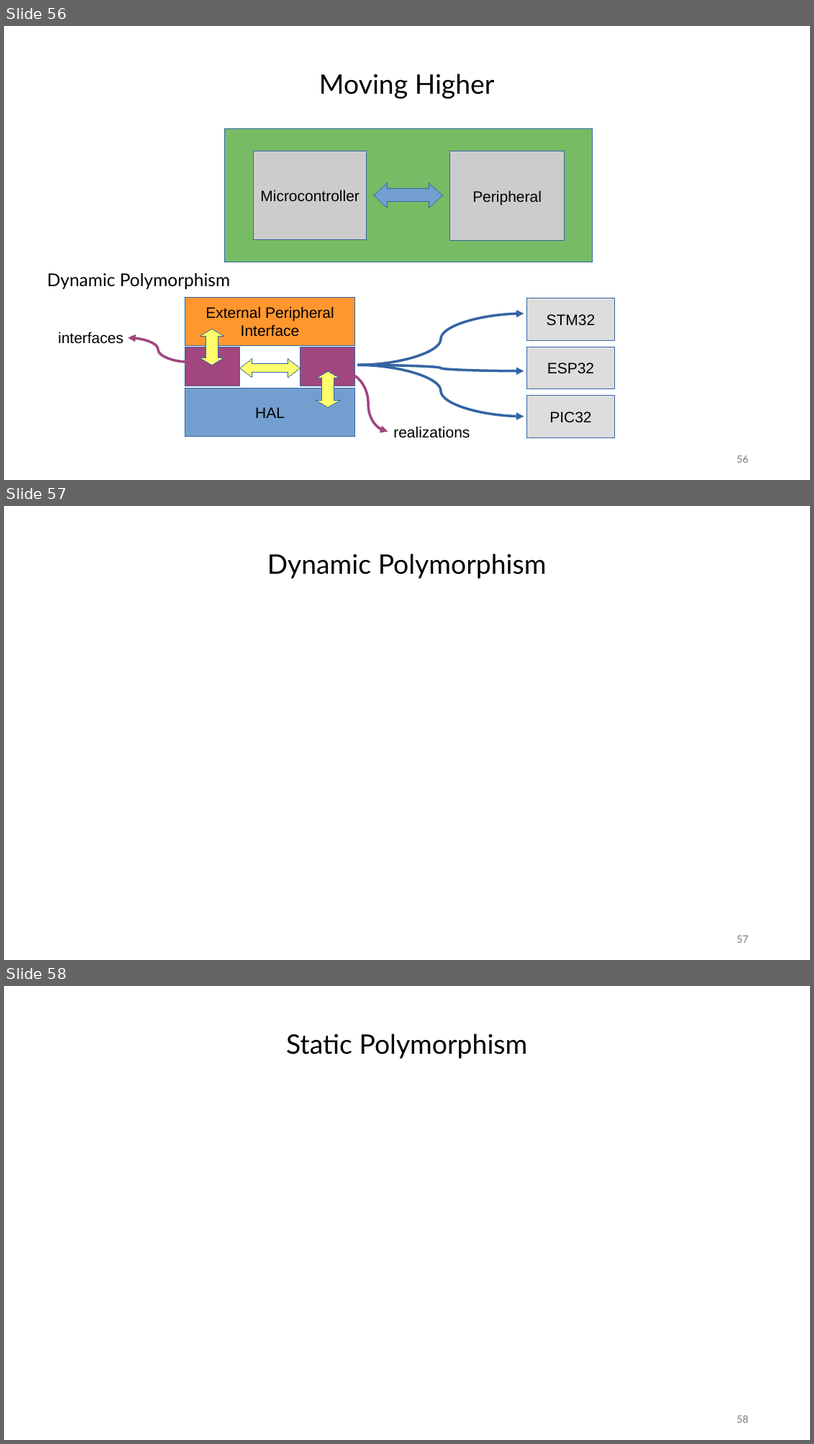
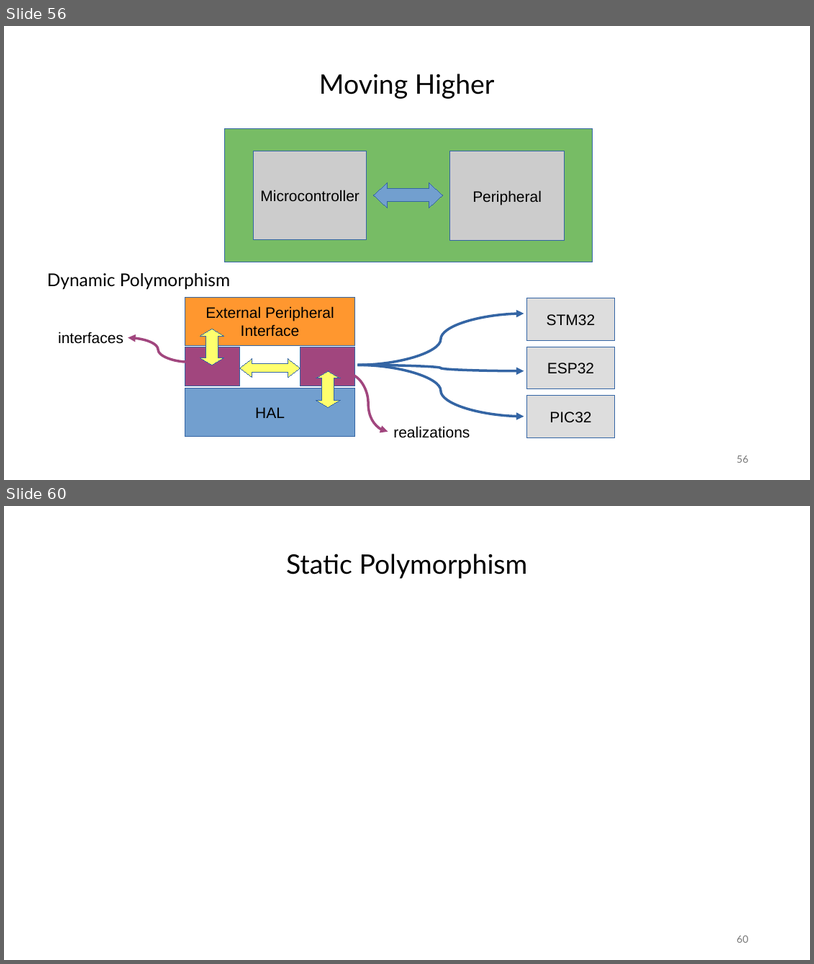
Before and after one commit to janos32783/cppcon_2024_cost_cpp_abstractions, a slide deck: presentation/cppcon.pptx. Shown one above the other, each under a label of ours: slides 56, 57 and 58 before the commit, slides 56 and 60 after it; the slides between them are not shown. The pictures are 814x1444 and 814x964 pixels, drawn with LibreOffice and Linux fonts; fonts in the diff are those of the drawing. Boxes give left, top, right and bottom in pixels: in the first picture for what was removed or moved away, otherwise in the second. Text is boxed around its words. In the diff, an @@ line names an element or a change of style, - is before the commit and + after.

Commit message:
wokring on polymorphism

```diff
--- a/presentation/cppcon.pptx
+++ b/presentation/cppcon.pptx
@@ slide 57 removed at <box>4,506,810,960</box>, background #FFFFFF @@
@@ text removed at <box>268,554,547,579</box> @@
-Dynamic Polymorphism
@@ page number removed at <box>737,935,748,942</box> @@
-57
@@ what was slide 58 is now slide 60 @@
@@ page number at <box>737,935,748,942</box>: text changed @@
-58
+60
```
Also in this commit, not shown: 3 slides added, 6 other files.
